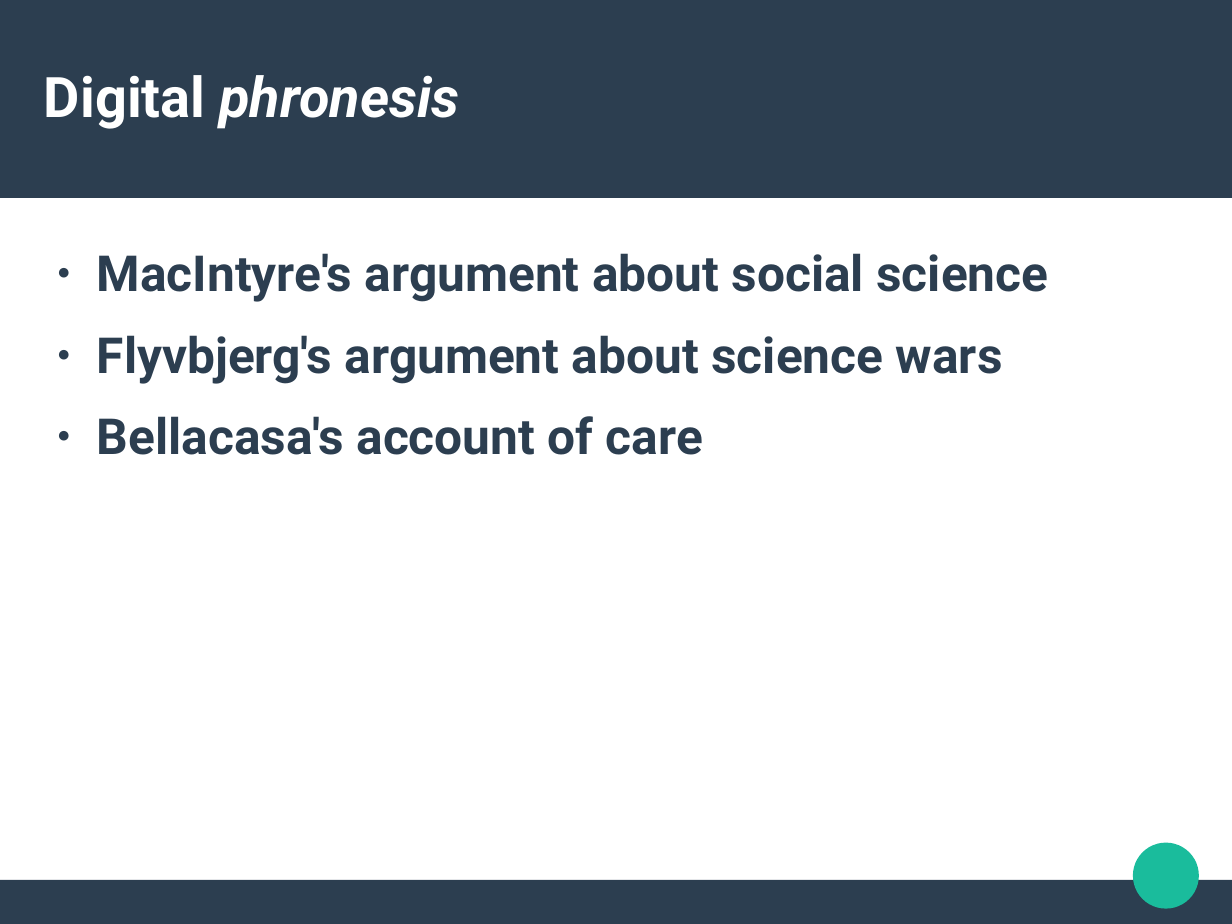
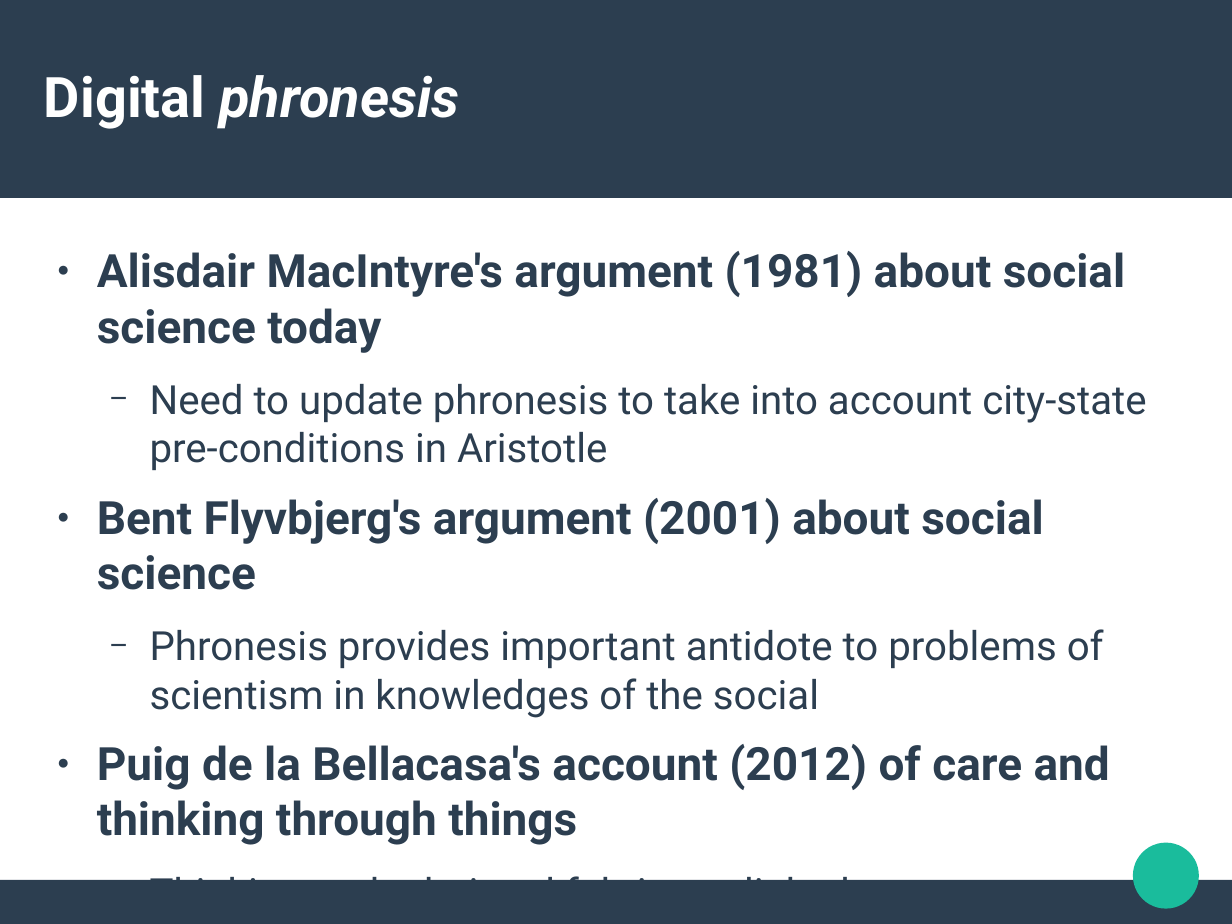
Before and after one commit to rian39/digital_ethics, a slide deck: slide 8 of digital_ethics_slides.odp (slide 11 before the commit). Drawn at 1232x924 pixels with LibreOffice and Linux fonts; fonts in the diff are those of the drawing. Boxes give left, top, right and bottom in pixels: in the first picture for what was removed or moved away, otherwise in the second. Text is boxed around its words. In the diff, an @@ line names an element or a change of style, - is before the commit and + after.

Commit message:
adding aristotle

```diff
--- a/digital_ethics_slides.odp
+++ b/digital_ethics_slides.odp
@@ text at (x1=97, y1=251, x2=1146, y2=880): text changed; size 32 to 25.9 pt; bold off @@
-● MacIntyre's argument about social science
-● Flyvbjerg's argument about science wars
-● Bellacasa's account of care
+● Alisdair MacIntyre's argument (1981) about social science today
+  − Need to update phronesis to take into account city-state pre-conditions in Aristotle
+● Bent Flyvbjerg's argument (2001) about social science
+  − Phronesis provides important antidote to problems of scientism in knowledges of the social
+● Puig de la Bellacasa's account (2012) of care and thinking through things
+  − Thinking and relational fabric are linked
```
Also in this commit, not shown: 6 other slides changed, 2 slides added, 1 other file.
